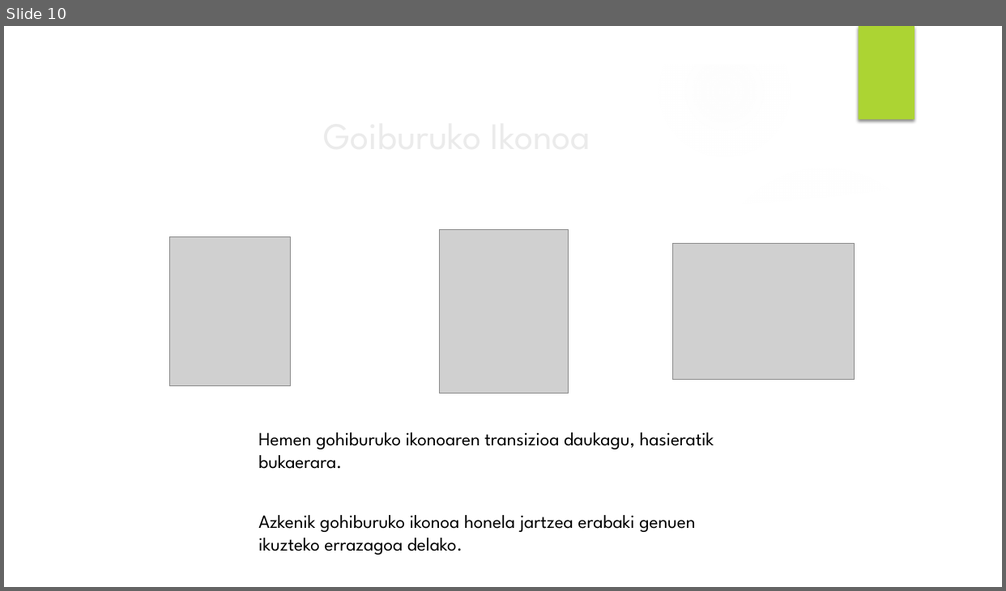
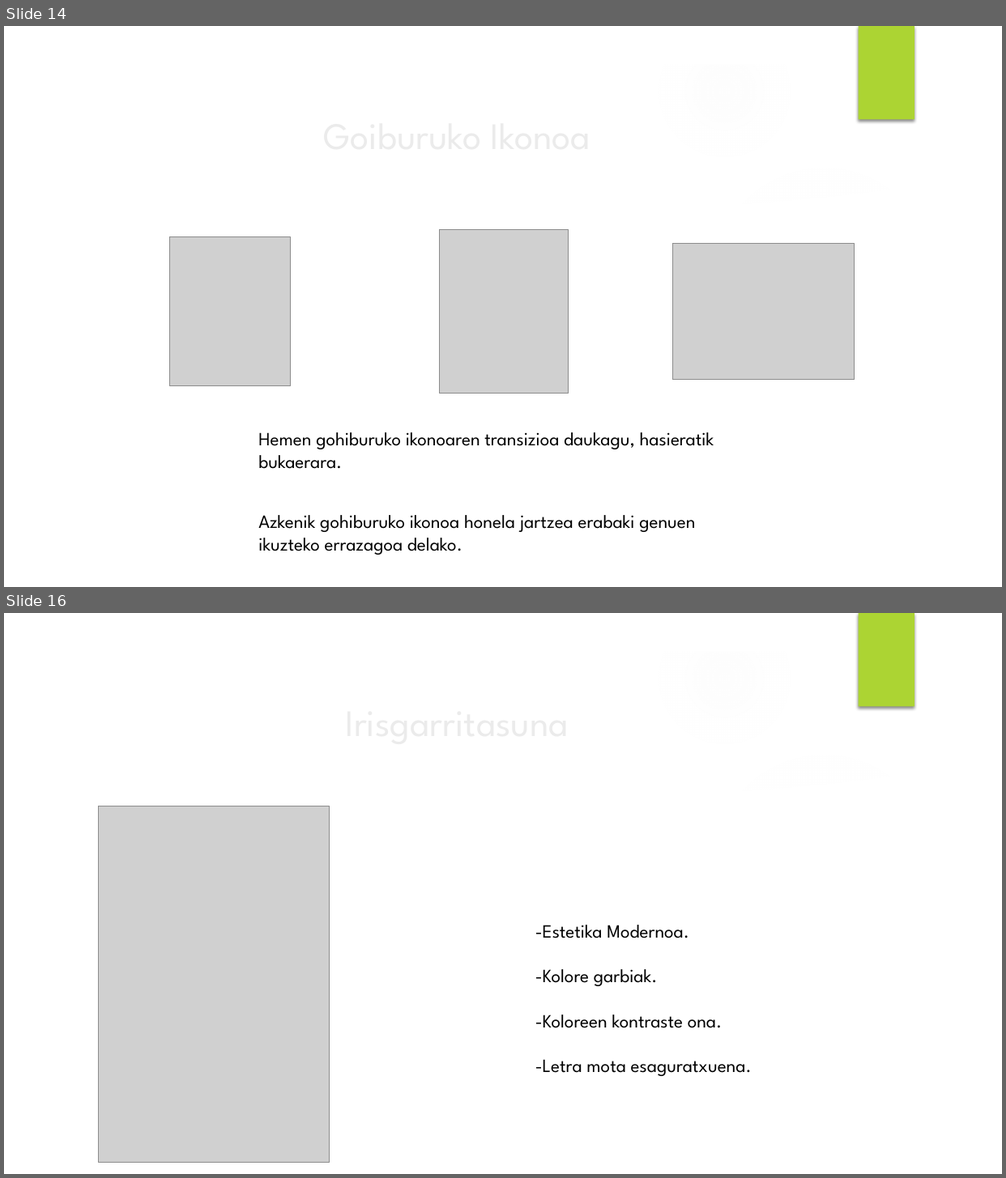
Before and after one commit to Iza666/EguneanBehin, a slide deck: Brain Pain powerpoint.pptx. Shown one above the other, each under a label of ours: slide 10 before the commit, slides 14 and 16 after it; the slides between them are not shown. The pictures are 1006x591 and 1006x1178 pixels, drawn with LibreOffice and Linux fonts; fonts in the diff are those of the drawing; grey boxes stand for pictures; background and template pictures are left out. Boxes give left, top, right and bottom in pixels: in the first picture for what was removed or moved away, otherwise in the second. Text is boxed around its words. In the diff, an @@ line names an element or a change of style, - is before the commit and + after.

```diff
--- a/Brain Pain powerpoint.pptx
+++ b/Brain Pain powerpoint.pptx
@@ slide 16 added at [4,613,1002,1174], background picture (left out); not listed: 9 template elements that a slide beside it also shows @@
@@ title added at [98,692,816,750], 36 pt, text #EBEBEB @@
+Irisgarritasuna
@@ picture added at [98,806,329,1162] @@
@@ text added at [535,925,752,1076], 18 pt, text #000000 @@
+-Estetika Modernoa.
+-Kolore garbiak.
+-Koloreen kontraste ona.
+-Letra mota esaguratxuena.
@@ what was slide 10 is now slide 14 @@
```
Also in this commit, not shown: 5 slides changed, 6 other slides added, 1 slide removed, 1 other file.
